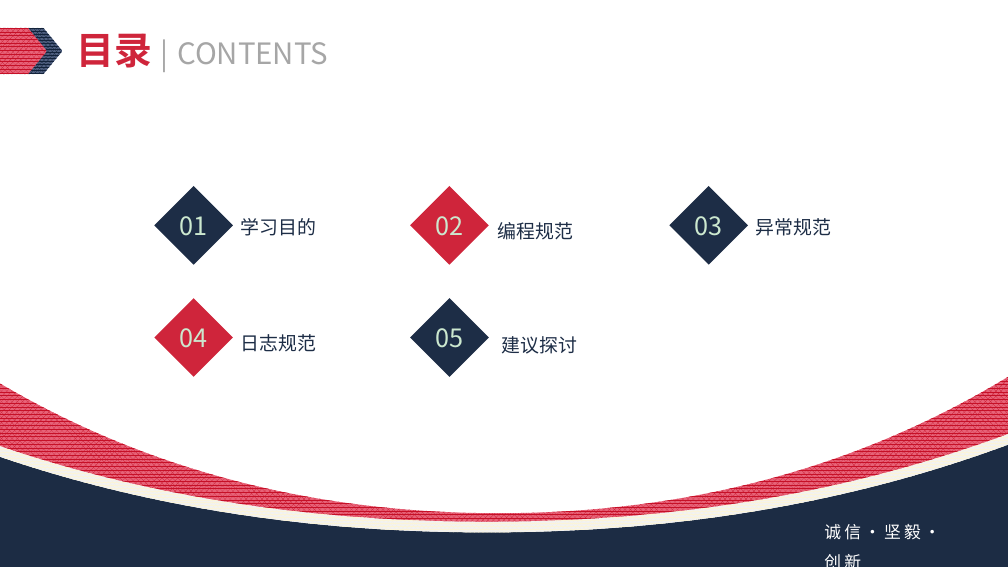
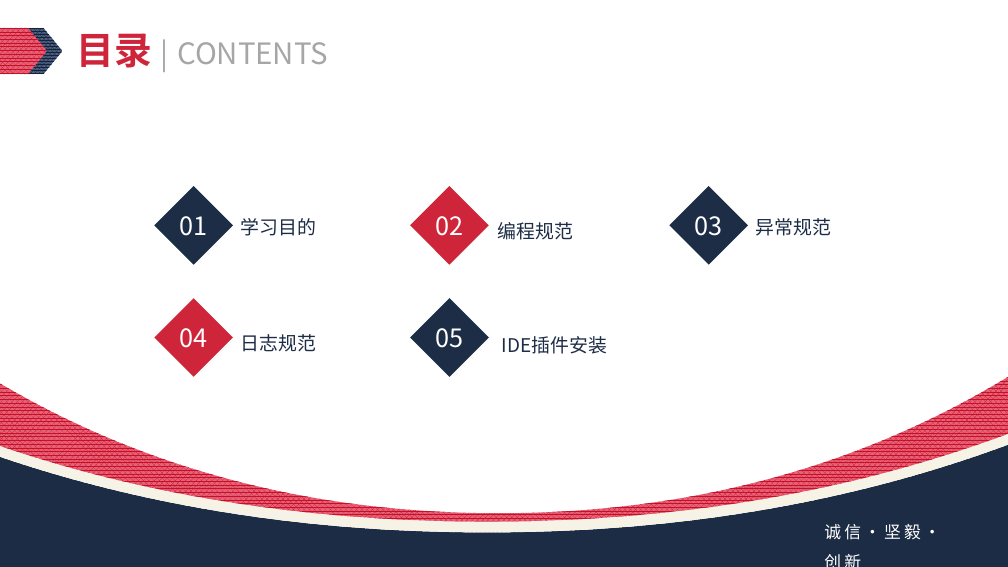
Before and after one commit to Lunzqd/codingProtocol, a slide deck: slide 2 of java开发手册知识分享-李龙.pptx. Drawn at 1008x567 pixels with LibreOffice and Linux fonts; fonts in the diff are those of the drawing. Boxes give left, top, right and bottom in pixels: in the first picture for what was removed or moved away, otherwise in the second. Text is boxed around its words. In the diff, an @@ line names an element or a change of style, - is before the commit and + after.

```diff
--- a/java开发手册知识分享-李龙.pptx
+++ b/java开发手册知识分享-李龙.pptx
@@ background #CCE8CF to #FFFFFF @@
@@ text colour #CCE8CF to #FFFFFF in 5 elements at box(154, 186, 233, 265), box(154, 298, 233, 377), box(411, 186, 489, 265), box(411, 298, 489, 377), box(669, 186, 748, 265) @@
@@ text at box(502, 336, 607, 354): text changed @@
-建议探讨
+IDE插件安装
```
Also in this commit, not shown: 12 other slides changed, 5 slides added, 1 slide removed.
